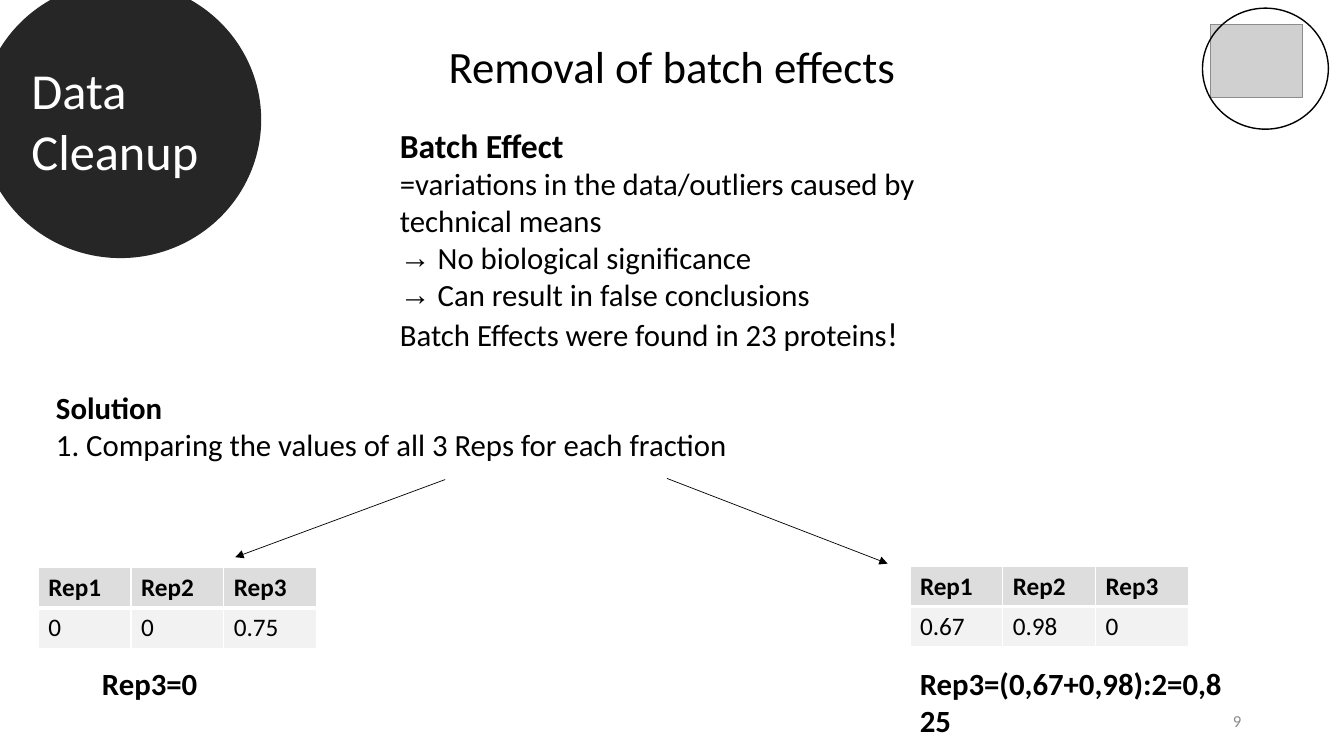
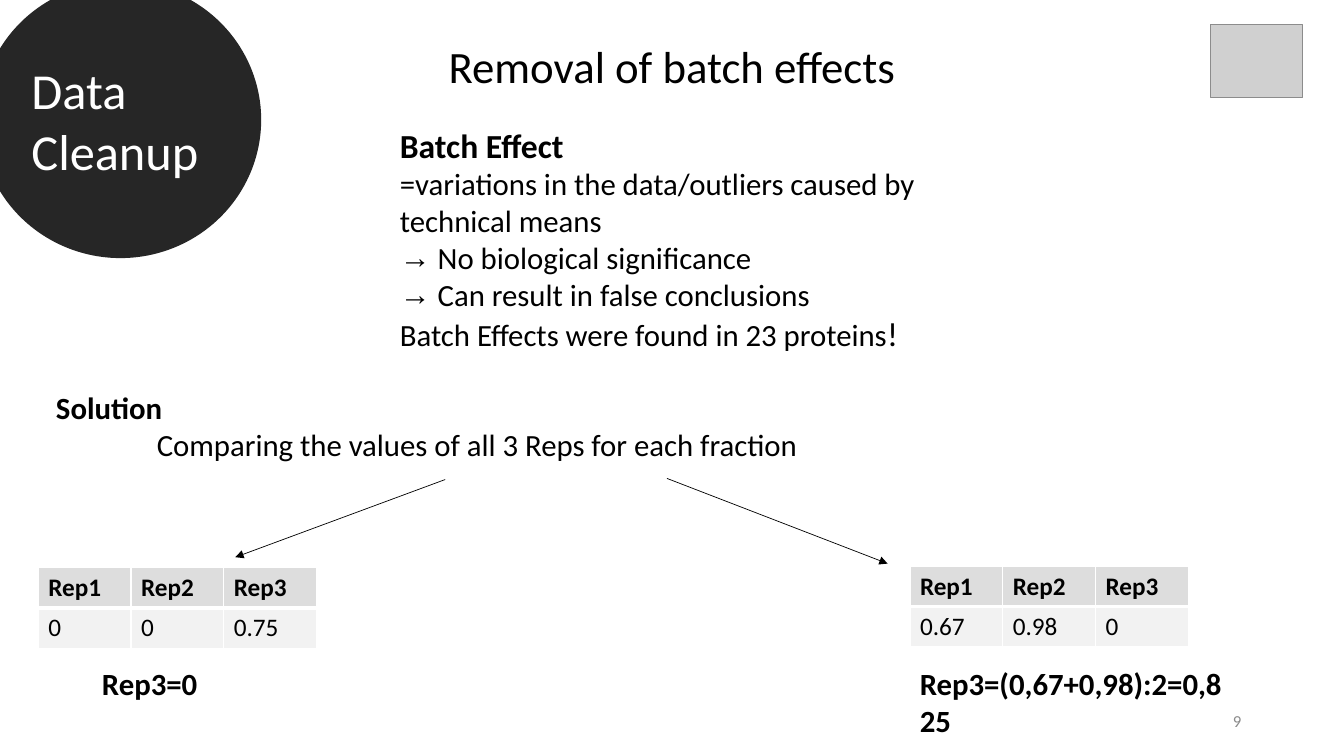
Before and after one commit to datascience-mobi-2022/2022-topic-03-team-05, a slide deck: slide 9 of Final presentation outline & temporary draft.pptx. Drawn at 1344x756 pixels with LibreOffice and Linux fonts; fonts in the diff are those of the drawing; grey boxes stand for pictures. Boxes give left, top, right and bottom in pixels: in the first picture for what was removed or moved away, otherwise in the second. Text is boxed around its words. In the diff, an @@ line names an element or a change of style, - is before the commit and + after.

```diff
--- a/Final presentation outline & temporary draft.pptx
+++ b/Final presentation outline & temporary draft.pptx
@@ ellipse removed at (1203, 8, 1329, 129) @@
@@ text at (157, 434, 797, 462): text changed @@
-1. Comparing the values of all 3 Reps for each fraction
+Comparing the values of all 3 Reps for each fraction
```
Also in this commit, not shown: 24 other slides changed.
